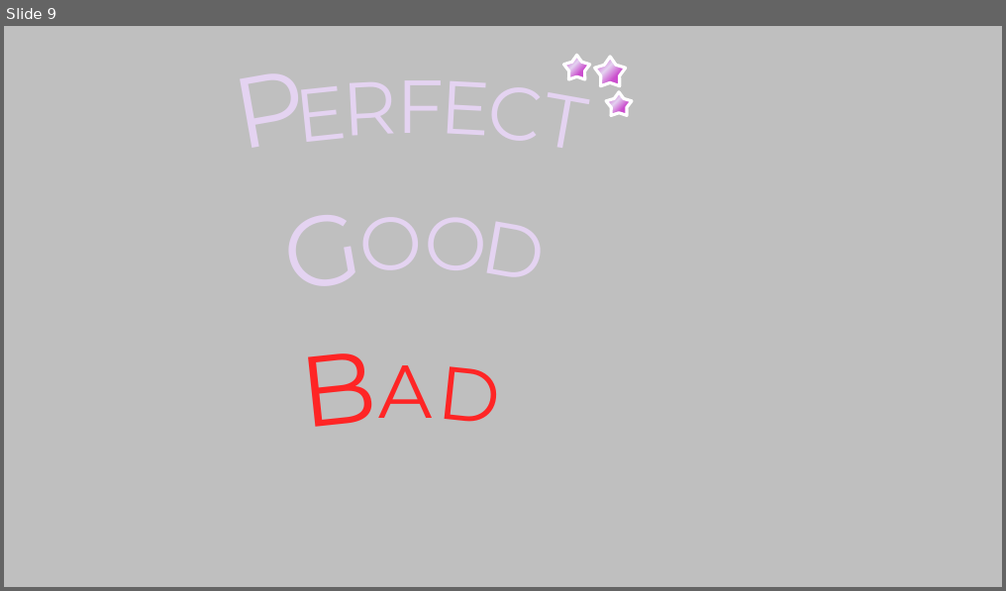
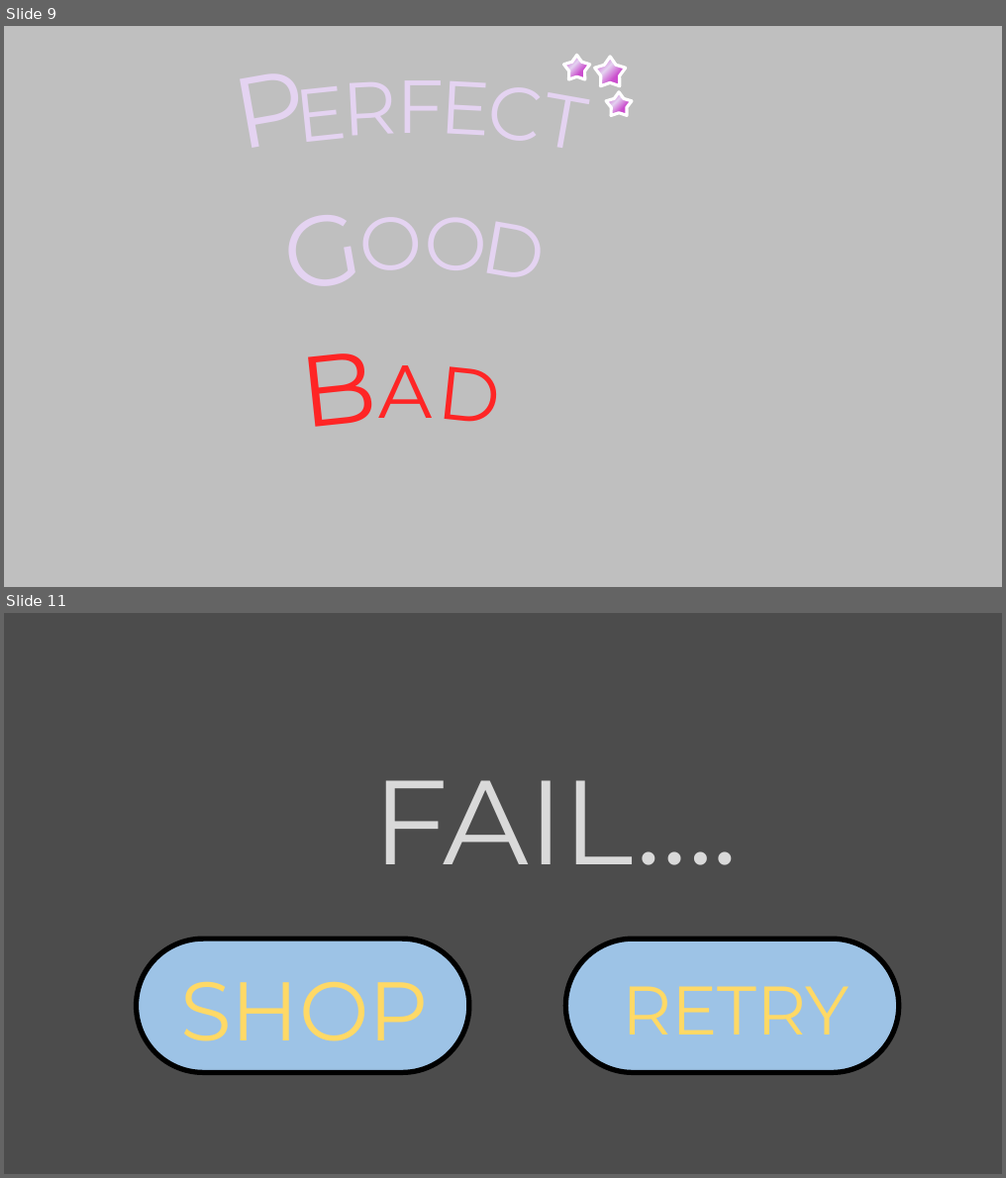
Before and after one commit to SNUGDC/CatDefense, a slide deck: UI Design.pptx. Shown one above the other, each under a label of ours: slide 9 before the commit, slides 9 and 11 after it; the slides between them are not shown. The pictures are 1006x591 and 1006x1178 pixels, drawn with LibreOffice and Linux fonts; fonts in the diff are those of the drawing. Boxes give left, top, right and bottom in pixels: in the first picture for what was removed or moved away, otherwise in the second. Text is boxed around its words. In the diff, an @@ line names an element or a change of style, - is before the commit and + after.

```diff
--- a/UI Design.pptx
+++ b/UI Design.pptx
@@ slide 11 added at [4, 613, 1002, 1174], background #FFFFFF @@
@@ group added at [4, 613, 1002, 1174]: 3 texts, 2 rounded rectangles, 1 rectangle @@
+FAIL….
+SHOP
+RETRY
```
Also in this commit, not shown: 1 other slide added, 4 other files.
